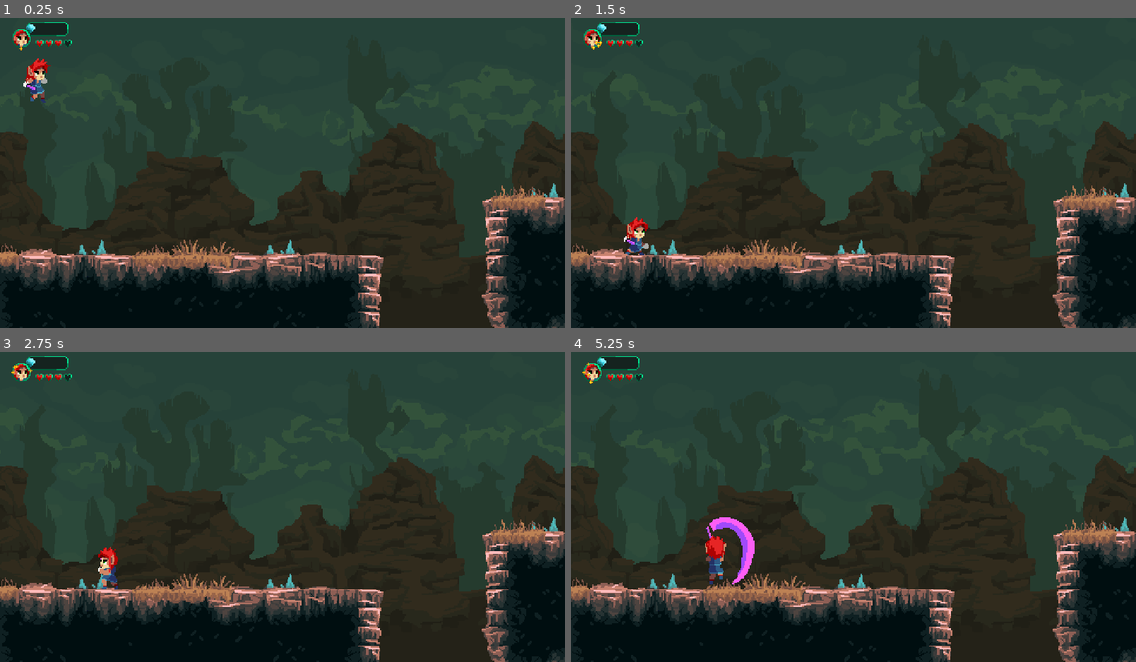
Above: before the commit, frames 1-4 (two rows, left to right).
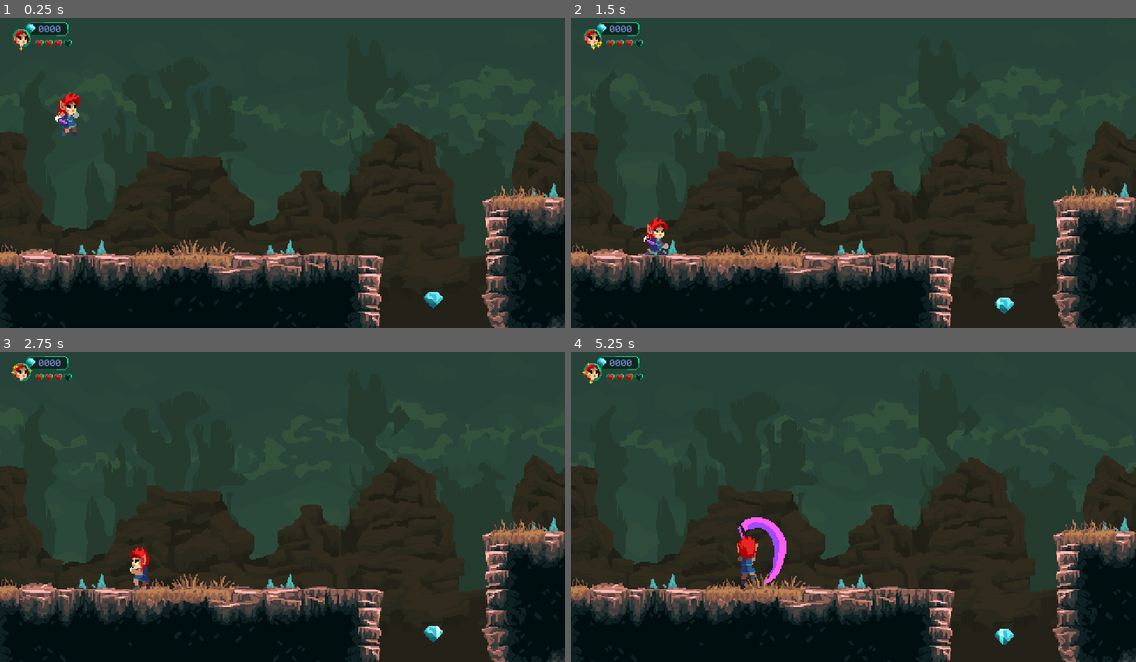
Above: after the commit, the same moments.

Repository: Bandeiraa/Platformer-Adventure
Game: Godot game, scene res://scenes/levels/level_tutorial.tscn
The game is run twice, just before and just after one commit, with the same random seed, the same clock (stepped at 60 frames per second) and the same inputs. The project has no main scene, so this scene is started directly.
Inputs:
- Up to frame 1 (0.25 s): no input
- Up to frame 2 (1.5 s): hold D (right) from 0.53 s (still down); tap Q (attack) at 0.6 s; tap Space (jump) at 0.77 s; tap W (throw_dagger) at 1.35 s
- Up to frame 3 (2.75 s): tap Space (jump) at 1.52 s; release D (right) at 2.03 s; hold A (left) from 2.03 s (still down); tap Q (attack) at 2.1 s
- Up to frame 4 (5.25 s): release A (left) at 2.78 s; hold D (right) 2.78-4.28 s; tap W (throw_dagger) at 2.85, 4.35 s; tap Space (jump) at 3.02, 3.77, 4.52 s; tap Q (attack) at 3.6, 5.1 s; hold A (left) 4.28-5.03 s; hold D (right) from 5.03 s (still down)

The runs differ from the first frame. In frame 1, 0.9% of the frame differs, in the area x 4-79%, y 2-94%; in frame 2, 0.8%; in frame 3, 0.8%; in frame 4, 1.7%, in the area x 6-79%, y 2-95%.

Commit message:
Collectable Object and Tween Interpolation

Diff:
--- a/project.godot
+++ b/project.godot
@@ -14,26 +14,30 @@
 "language": "GDScript",
 "path": "res://scripts/player/dagger.gd"
 }, {
+"base": "KinematicBody2D",
+"class": "Gino",
+"language": "GDScript",
+"path": "res://scripts/player/gino.gd"
+}, {
 "base": "ParallaxBackground",
 "class": "Parallax",
 "language": "GDScript",
 "path": "res://scripts/environments/parallax_background.gd"
-}, {
-"base": "KinematicBody2D",
-"class": "Player",
-"language": "GDScript",
-"path": "res://scripts/player/gino.gd"
 } ]
 _global_script_class_icons={
 "Dagger": "",
-"Parallax": "",
-"Player": ""
+"Gino": "",
+"Parallax": ""
 }
 
 [application]
 
 config/name="Platformer Adventure"
 config/icon="res://icon.png"
+
+[autoload]
+
+Interface="*res://scenes/interface/interface.tscn"
 
 [display]
 
--- /dev/null
+++ b/scenes/collectables/big_diamond.tscn
@@ -0,0 +1,57 @@
+[gd_scene load_steps=12 format=2]
+
+[ext_resource path="res://assets/collectable/big_diamond.png" type="Texture" id=1]
+[ext_resource path="res://scenes/collectables/collectable_template.tscn" type="PackedScene" id=2]
+
+[sub_resource type="AtlasTexture" id=1]
+atlas = ExtResource( 1 )
+region = Rect2( 0, 0, 16, 14 )
+
+[sub_resource type="AtlasTexture" id=2]
+atlas = ExtResource( 1 )
+region = Rect2( 16, 0, 16, 14 )
+
+[sub_resource type="AtlasTexture" id=3]
+atlas = ExtResource( 1 )
+region = Rect2( 32, 0, 16, 14 )
+
+[sub_resource type="AtlasTexture" id=4]
+atlas = ExtResource( 1 )
+region = Rect2( 48, 0, 16, 14 )
+
+[sub_resource type="AtlasTexture" id=5]
+atlas = ExtResource( 1 )
+region = Rect2( 64, 0, 16, 14 )
+
+[sub_resource type="AtlasTexture" id=6]
+atlas = ExtResource( 1 )
+region = Rect2( 80, 0, 16, 14 )
+
+[sub_resource type="AtlasTexture" id=7]
+atlas = ExtResource( 1 )
+region = Rect2( 96, 0, 16, 14 )
+
+[sub_resource type="SpriteFrames" id=8]
+animations = [ {
+"frames": [ SubResource( 1 ), SubResource( 2 ), SubResource( 3 ), SubResource( 4 ), SubResource( 5 ), SubResource( 6 ), SubResource( 7 ) ],
+"loop": true,
+"name": "animation",
+"speed": 3.5
+} ]
+
+[sub_resource type="CircleShape2D" id=9]
+radius = 8.0
+
+[node name="BigDiamond" instance=ExtResource( 2 )]
+value = 9
+type = "diamond"
+offset = Vector2( 0, 5 )
+
+[node name="Texture" parent="." index="0"]
+frames = SubResource( 8 )
+animation = "animation"
+
+[node name="Collision" parent="." index="1"]
+visible = false
+position = Vector2( 0, -1 )
+shape = SubResource( 9 )
--- /dev/null
+++ b/scenes/collectables/collectable_template.tscn
@@ -0,0 +1,15 @@
+[gd_scene load_steps=2 format=2]
+
+[ext_resource path="res://scripts/collectables/collectable_template.gd" type="Script" id=1]
+
+[node name="CollectableTemplate" type="Area2D"]
+script = ExtResource( 1 )
+
+[node name="Texture" type="AnimatedSprite" parent="."]
+
+[node name="Collision" type="CollisionShape2D" parent="."]
+
+[node name="Tween" type="Tween" parent="."]
+
+[connection signal="body_entered" from="." to="." method="on_body_entered"]
+[connection signal="tween_all_completed" from="Tween" to="." method="on_tween_completed"]
--- a/scenes/interface/interface.tscn
+++ b/scenes/interface/interface.tscn
@@ -1,9 +1,11 @@
-[gd_scene load_steps=3 format=2]
+[gd_scene load_steps=4 format=2]
 
 [ext_resource path="res://scenes/interface/photo_container.tscn" type="PackedScene" id=1]
 [ext_resource path="res://scenes/interface/health_bar_container.tscn" type="PackedScene" id=2]
+[ext_resource path="res://scripts/interface/interface.gd" type="Script" id=3]
 
 [node name="Interface" type="CanvasLayer"]
+script = ExtResource( 3 )
 
 [node name="PhotoContainer" parent="." instance=ExtResource( 1 )]
 
--- a/scenes/interface/photo_container.tscn
+++ b/scenes/interface/photo_container.tscn
@@ -1,7 +1,13 @@
-[gd_scene load_steps=4 format=2]
+[gd_scene load_steps=7 format=2]
 
+[ext_resource path="res://assets/font/monogram.ttf" type="DynamicFontData" id=1]
 [ext_resource path="res://assets/interface/diamonds_container.png" type="Texture" id=2]
 [ext_resource path="res://scenes/effects/photo_brightness.tscn" type="PackedScene" id=3]
+[ext_resource path="res://scripts/interface/photo_container.gd" type="Script" id=4]
+
+[sub_resource type="DynamicFont" id=2]
+size = 13
+font_data = ExtResource( 1 )
 
 [sub_resource type="ParticlesMaterial" id=1]
 emission_shape = 1
@@ -17,6 +23,7 @@
 [node name="PhotoContainer" type="Control"]
 anchor_right = 1.0
 anchor_bottom = 1.0
+script = ExtResource( 4 )
 __meta__ = {
 "_edit_use_anchors_": false
 }
@@ -34,8 +41,15 @@
 [node name="DiamondCount" type="Label" parent="ContainerTexture"]
 anchor_left = 1.0
 anchor_right = 1.0
-margin_left = -40.0
-margin_bottom = 14.0
+margin_left = -29.0
+margin_right = -1.0
+margin_bottom = 10.0
+rect_min_size = Vector2( 28, 10 )
+custom_colors/font_color = Color( 0.466667, 0.6, 0.905882, 1 )
+custom_fonts/font = SubResource( 2 )
+text = "0000"
+align = 1
+valign = 1
 __meta__ = {
 "_edit_use_anchors_": false
 }
--- a/scenes/levels/level_tutorial.tscn
+++ b/scenes/levels/level_tutorial.tscn
@@ -5,7 +5,7 @@
 [ext_resource path="res://resources/floor.tres" type="TileSet" id=3]
 [ext_resource path="res://scenes/player/gino.tscn" type="PackedScene" id=4]
 [ext_resource path="res://resources/grass.tres" type="TileSet" id=5]
-[ext_resource path="res://scenes/interface/interface.tscn" type="PackedScene" id=6]
+[ext_resource path="res://scenes/collectables/big_diamond.tscn" type="PackedScene" id=7]
 
 [node name="LevelTutorial" type="Node2D"]
 
@@ -31,9 +31,15 @@
 format = 1
 tile_data = PoolIntArray( 589850, 2, 0, 589851, 2, 0, 589858, 7, 0, 589866, 2, 0, 851967, 2, 0, 786439, 6, 0 )
 
+[node name="Collectables" type="Node2D" parent="."]
+
+[node name="BigDiamond" parent="Collectables" instance=ExtResource( 7 )]
+position = Vector2( 368, 246 )
+
+[node name="BigDiamond2" parent="Collectables" instance=ExtResource( 7 )]
+position = Vector2( 691, 140 )
+
 [node name="Gino" parent="." instance=ExtResource( 4 )]
-position = Vector2( 33, 30 )
+position = Vector2( 60, 59 )
 jump_speed = 250
 walk_speed = 125
-
-[node name="Interface" parent="." instance=ExtResource( 6 )]
--- /dev/null
+++ b/scripts/collectables/collectable_template.gd
@@ -0,0 +1,49 @@
+extends Area2D
+
+onready var animated_sprite: AnimatedSprite = get_node("Texture")
+
+onready var tween: Tween = get_node("Tween")
+
+export(int) var value
+export(String) var type
+export(Vector2) var offset
+
+func _ready() -> void:
+	animated_sprite.play("animation")
+	interpolate()
+
+
+func interpolate() -> void:
+	var _start_interpolation: bool = tween.interpolate_property(
+		self,
+		"global_position",
+		global_position,
+		global_position + offset,
+		1.5,
+		Tween.TRANS_QUAD,
+		Tween.EASE_IN_OUT
+	)
+
+	var _end_interpolation: bool = tween.interpolate_property(
+		self,
+		"global_position",
+		global_position + offset,
+		global_position,
+		1.5,
+		Tween.TRANS_QUAD,
+		Tween.EASE_IN_OUT,
+		1.5
+	)
+
+	var _start: bool = tween.start()
+
+
+func on_body_entered(body: Gino) -> void:
+	randomize()
+	var random_value: int = randi() % value + 1
+	body.stats.update_amount(type, random_value)
+	queue_free()
+
+
+func on_tween_completed() -> void:
+	interpolate()
--- /dev/null
+++ b/scripts/interface/interface.gd
@@ -0,0 +1,4 @@
+extends CanvasLayer
+
+onready var photo_container: Control = get_node("PhotoContainer")
+onready var health_bar_container: Control = get_node("HealthBarContainer")
--- /dev/null
+++ b/scripts/interface/photo_container.gd
@@ -0,0 +1,15 @@
+extends Control
+
+onready var diamond_label: Label = get_node("ContainerTexture/DiamondCount")
+
+func _ready() -> void:
+	diamond_label.text = "0000"
+
+
+func update_diamond_count(new_amount: int) -> void:
+	if new_amount < 10:
+		diamond_label.text = "000" + str(new_amount)
+	elif new_amount < 100 and new_amount > 10:
+		diamond_label.text = "00" + str(new_amount)
+	elif new_amount < 1000 and new_amount > 100:
+		diamond_label.text = "0" + str(new_amount)
--- a/scripts/player/gino.gd
+++ b/scripts/player/gino.gd
@@ -1,9 +1,10 @@
 extends KinematicBody2D
-class_name Player
+class_name Gino
 
 onready var throw_position: Position2D = get_node("ThrowPosition")
 onready var animation: AnimationPlayer = get_node("Animation")
 onready var sprite: Sprite = get_node("Texture")
+onready var stats: Node = get_node("Stats")
 
 var velocity: Vector2
 
--- a/scripts/player/stats.gd
+++ b/scripts/player/stats.gd
@@ -1,5 +1,21 @@
 extends Node
 
+var diamonds: int = 0
+
+export(int) var health
 export(int) var jump_damage
 export(int) var ground_damage
 export(int) var dagger_damage
+
+func update_amount(type: String, amount: int) -> void:
+	match type:
+		"diamond":
+			update_diamonds(amount)
+
+		"heart":
+			pass
+
+
+func update_diamonds(amount: int) -> void:
+	diamonds += amount
+	Interface.photo_container.update_diamond_count(diamonds)
Binary file added: assets/collectable/big_diamond.png
Not shown, added: assets/collectable/big_diamond.png.import
Binary file added: assets/collectable/dagger.png
Not shown, added: assets/collectable/dagger.png.import
Binary file added: assets/collectable/heart.png
Not shown, added: assets/collectable/heart.png.import
Binary file added: assets/collectable/small_diamond.png
Not shown, added: assets/collectable/small_diamond.png.import
Binary file added: assets/font/monogram.ttf
